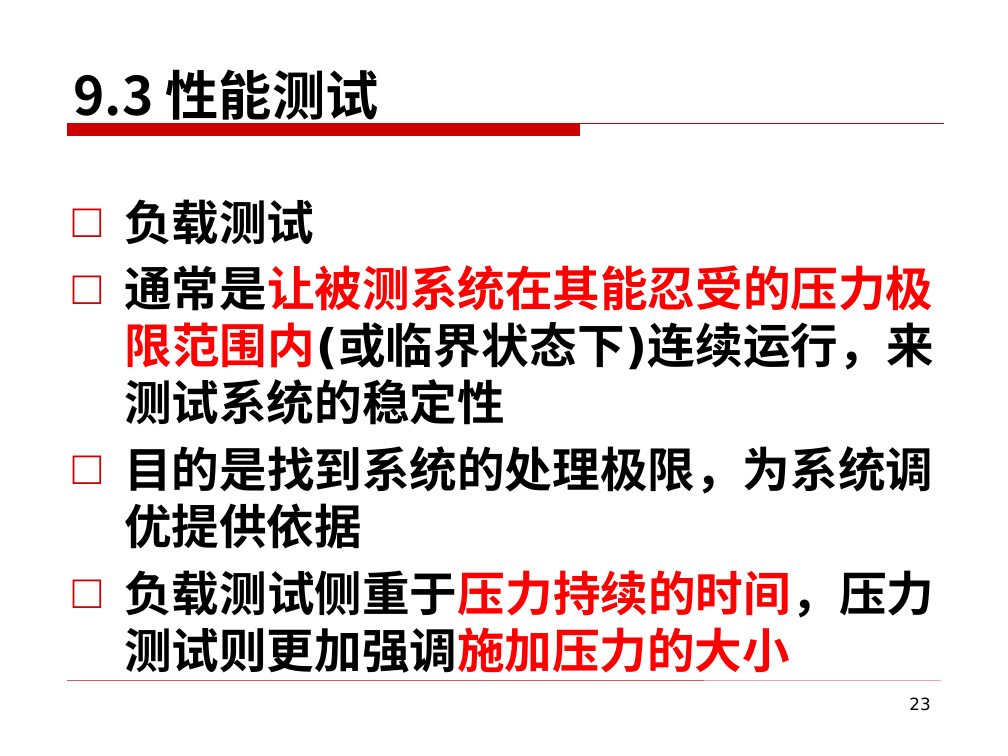
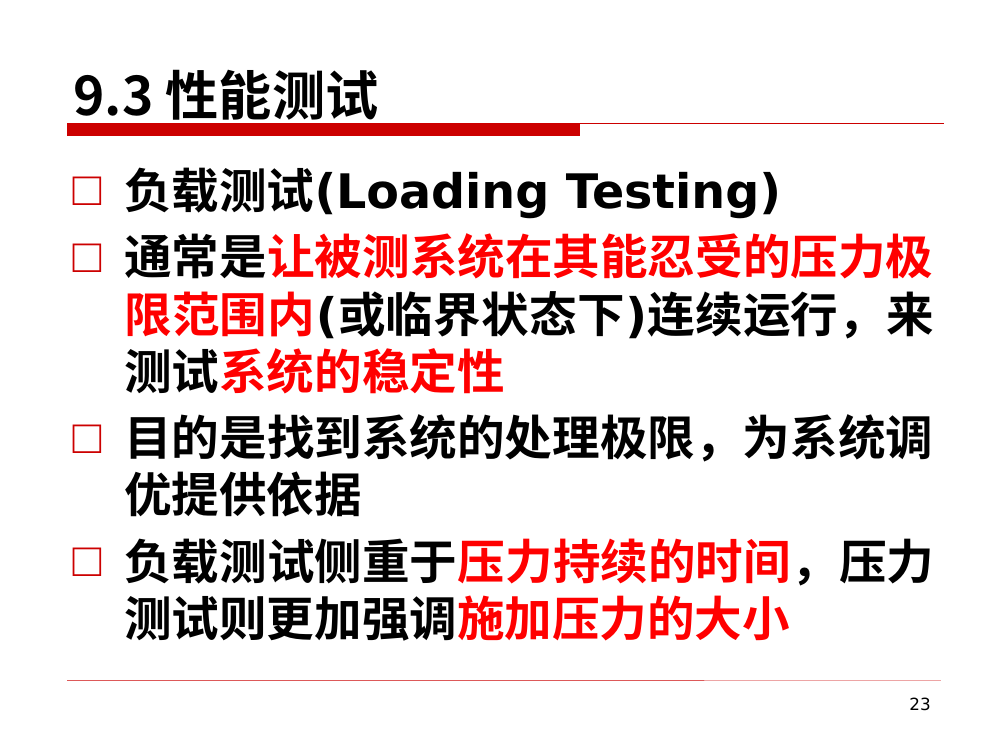
Before and after one commit to edu2act/course-foundation-software-tesing, a slide deck: slide 23 of PPT/第三部分 软件测试应用/9 系统测试.pptx. Drawn at 1008x756 pixels with LibreOffice and Linux fonts; fonts in the diff are those of the drawing; background and template pictures are left out. Boxes give left, top, right and bottom in pixels: in the first picture for what was removed or moved away, otherwise in the second. Text is boxed around its words. In the diff, an @@ line names an element or a change of style, - is before the commit and + after.

Commit message:
系统测试

```diff
--- a/PPT/第三部分 软件测试应用/9 系统测试.pptx
+++ b/PPT/第三部分 软件测试应用/9 系统测试.pptx
@@ text "负载测试(Loading Testing)": place and size @@
-text "负载测试(Loading Testing)" at (124,199,934,673)
+text "负载测试(Loading Testing)" at (124,167,934,641)
@@ text at (124,167,781,219): text changed @@
-□ 负载测试
+□ 负载测试(Loading Testing)
@@ text at (124,233,934,394): text colour #000000 to #FF0000 in "通常是让被测系统在其能忍受的压力极限范围内(或临界状态下)连续运行，来测试系统的稳定性" @@
```
Also in this commit, not shown: 13 other slides changed, 1 slide removed, 1 other file.
